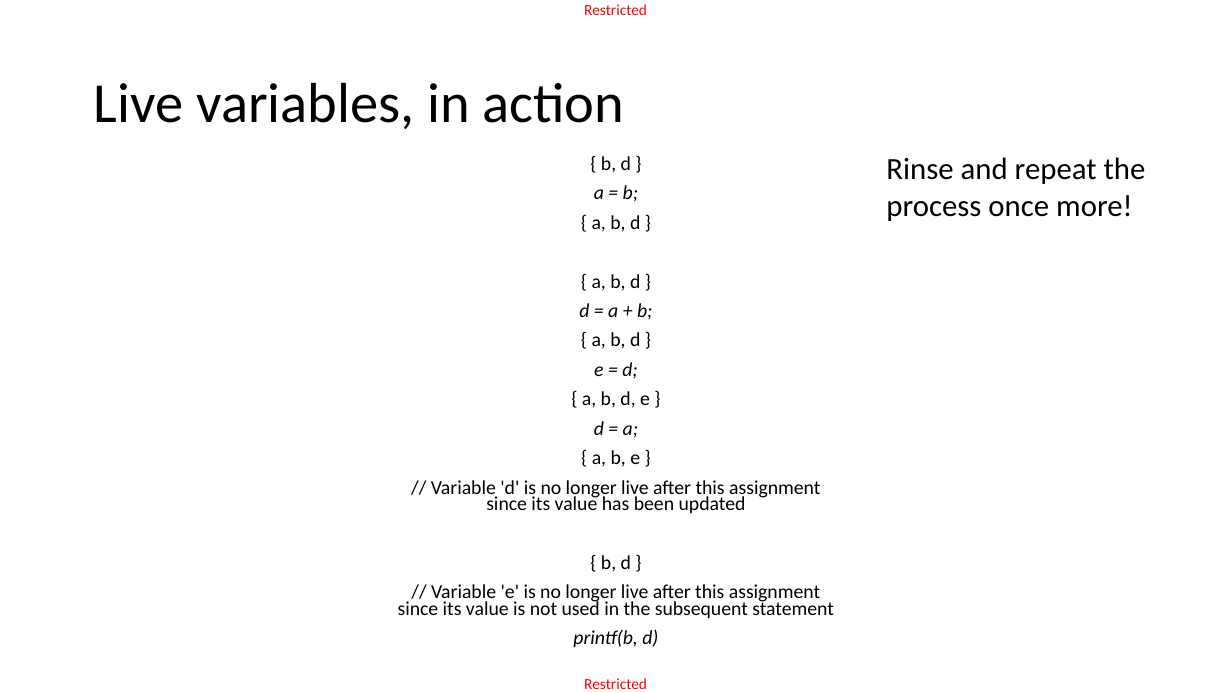
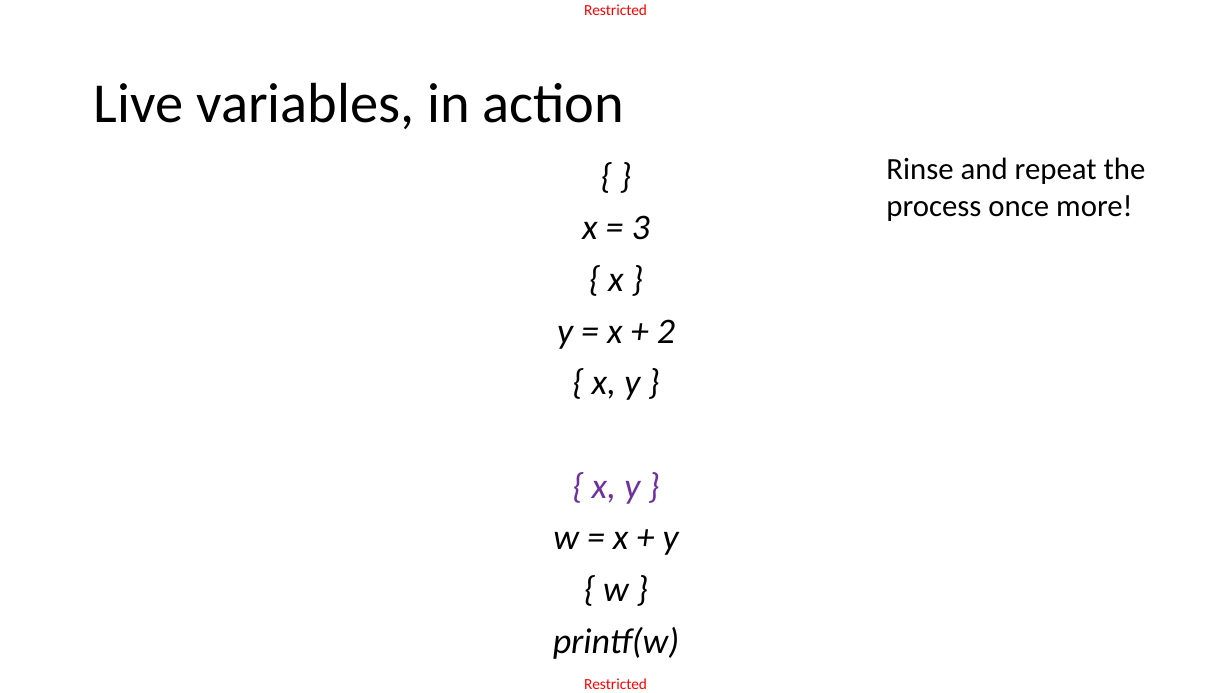
Before and after one commit to matthieudemari/SUTD_PLC_50_051, a slide deck: slide 45 of W13/W13S1/W13S1.pptx (slide 49 before the commit). Drawn at 1232x693 pixels with LibreOffice and Linux fonts; fonts in the diff are those of the drawing. Boxes give left, top, right and bottom in pixels: in the first picture for what was removed or moved away, otherwise in the second. Text is boxed around its words. In the diff, an @@ line names an element or a change of style, - is before the commit and + after.

```diff
--- a/W13/W13S1/W13S1.pptx
+++ b/W13/W13S1/W13S1.pptx
@@ text at (553, 215, 679, 659): text changed; size 15.4 to 28 pt; italic on @@
-{ b, d }
-a = b;
-{ a, b, d }
-{ a, b, d }
-d = a + b;
-{ a, b, d }
-e = d;
-{ a, b, d, e }
-d = a;
-{ a, b, e }
-// Variable 'd' is no longer live after this assignment
-since its value has been updated
-{ b, d }
-// Variable 'e' is no longer live after this assignment
-since its value is not used in the subsequent statement
-printf(b, d)
+{ }
+x = 3
+{ x }
+y = x + 2
+{ x, y }
+{ x, y }
+w = x + y
+{ w }
+printf(w)
```
Also in this commit, not shown: 4 other slides changed, 9 slides removed, 1 other file.
